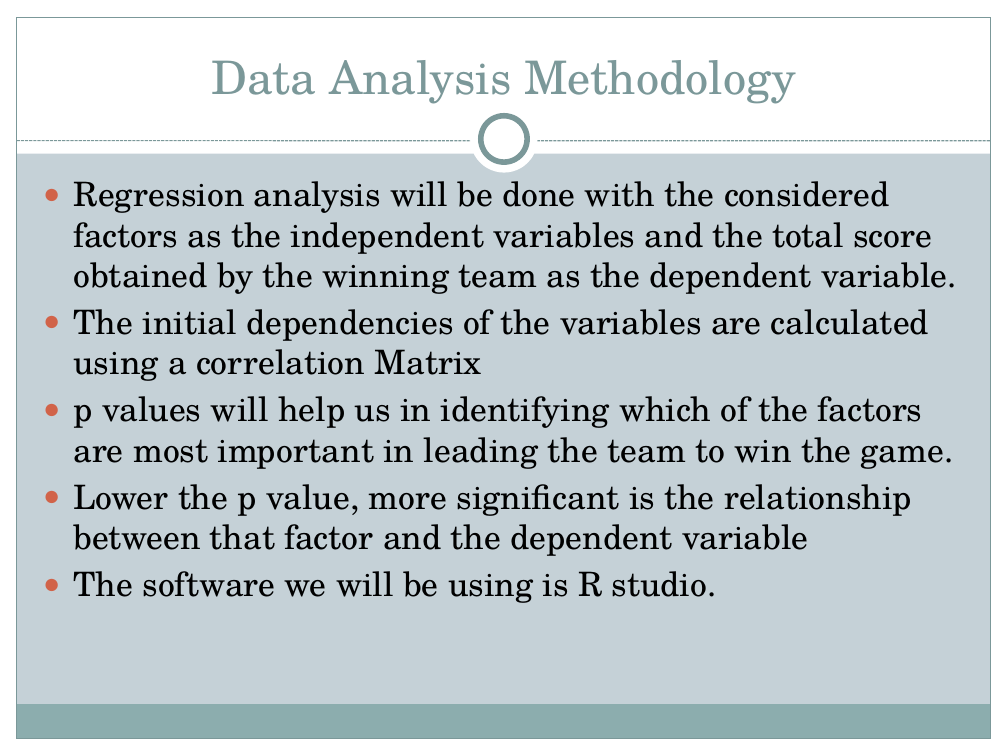
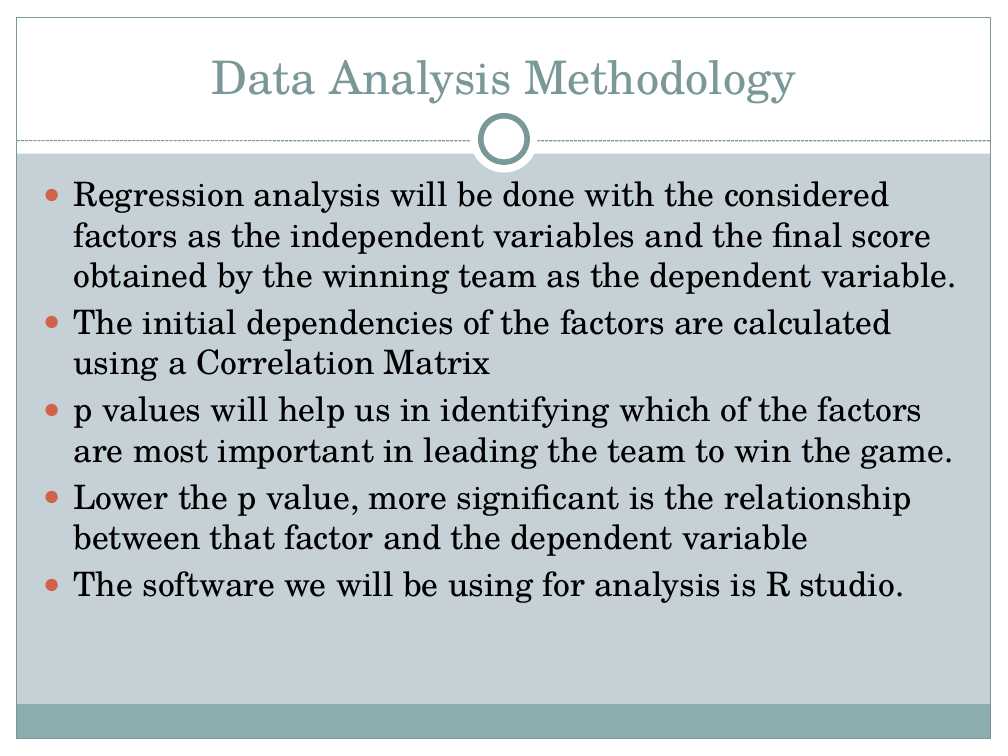
Before and after one commit to vijitha89/MathsProject, a slide deck: slide 7 of Math_Project.pptx. Drawn at 1008x756 pixels with LibreOffice and Linux fonts; fonts in the diff are those of the drawing. Boxes give left, top, right and bottom in pixels: in the first picture for what was removed or moved away, otherwise in the second. Text is boxed around its words. In the diff, an @@ line names an element or a change of style, - is before the commit and + after.

```diff
--- a/Math_Project.pptx
+++ b/Math_Project.pptx
@@ text at [73,181,957,381]: text changed @@
-● Regression analysis will be done with the considered factors as the independent variables and the total score obtained by the winning team as the dependent variable.
-● The initial dependencies of the variables are calculated using a correlation Matrix
+● Regression analysis will be done with the considered factors as the independent variables and the final score obtained by the winning team as the dependent variable.
+● The initial dependencies of the factors are calculated using a Correlation Matrix
@@ text at [73,571,905,603]: text changed @@
-● The software we will be using is R studio.
+● The software we will be using for analysis is R studio.
```
Also in this commit, not shown: 5 other slides changed, 2 slides added, 1 slide removed.
